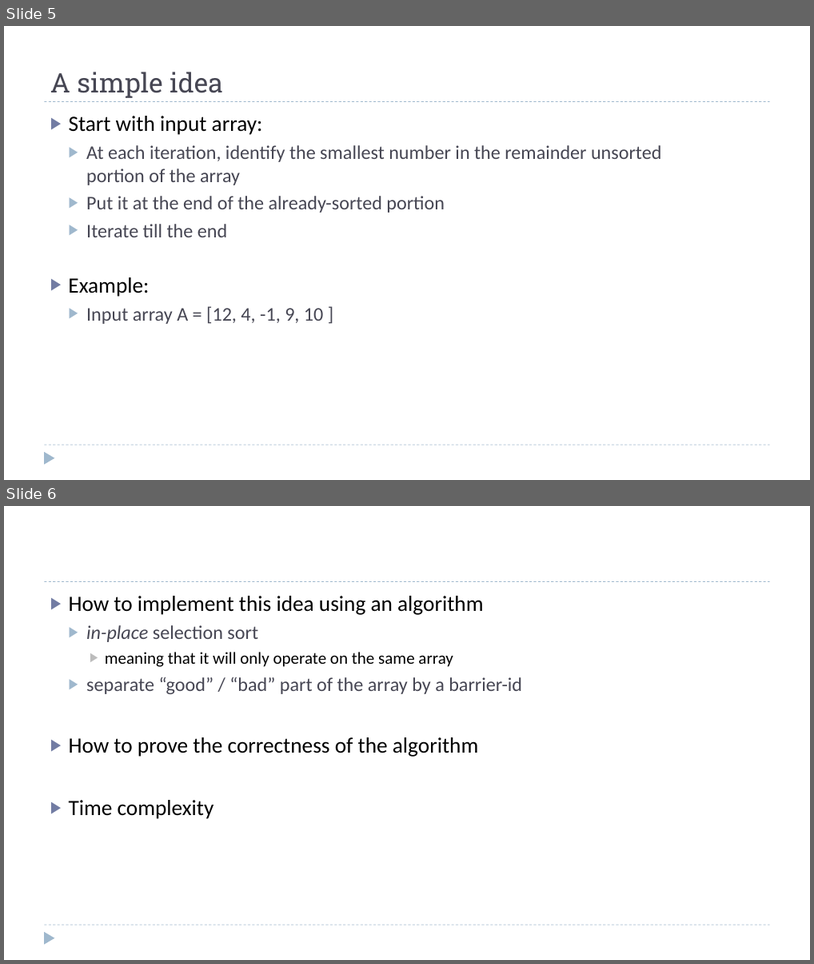
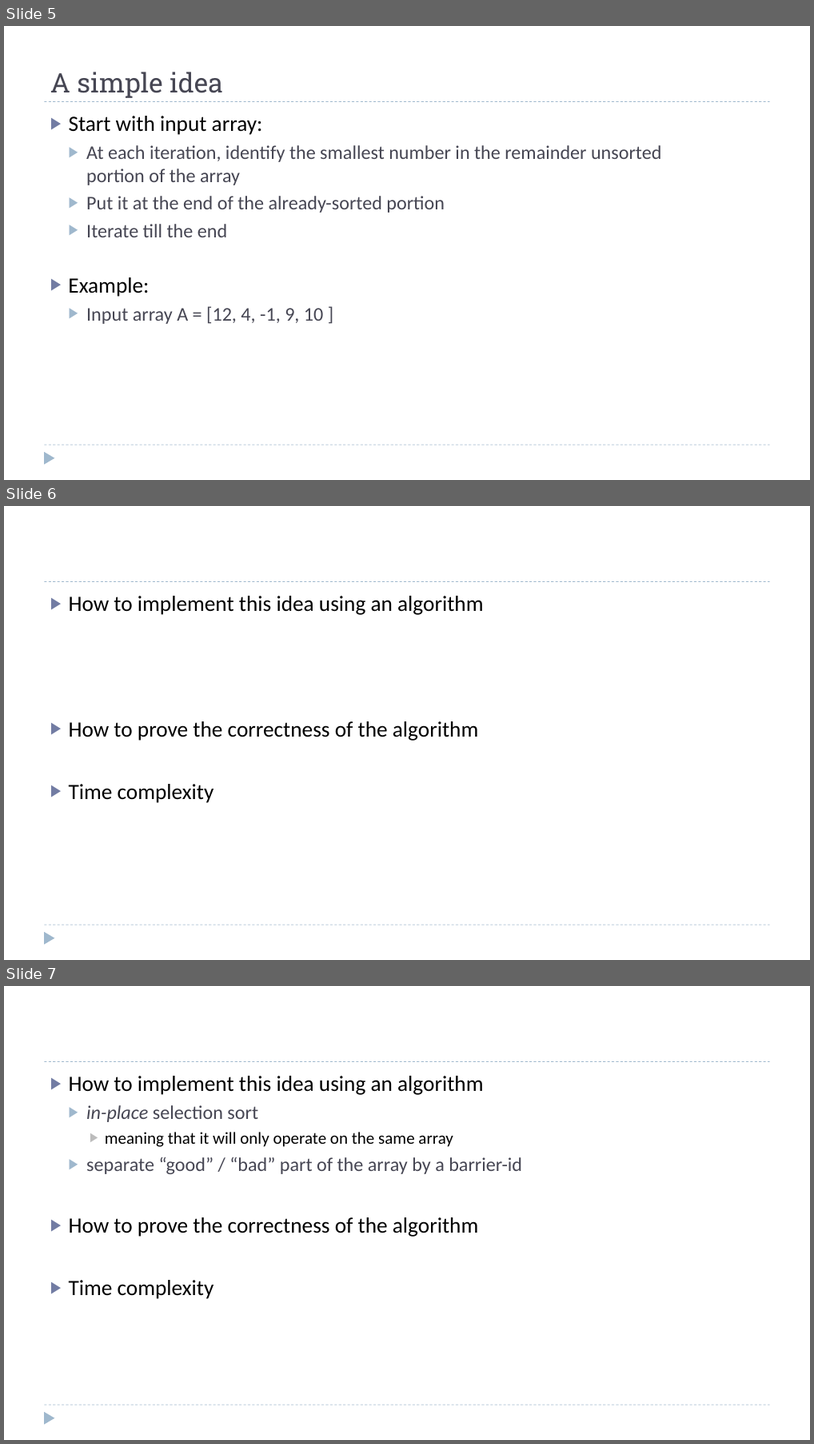
Before and after one commit to dsc-courses/dsc40b-2025-wi, a slide deck: materials/lectures/06-sorting/slides.pptx. Shown one above the other, each under a label of ours: slides 5 and 6 before the commit, slides 5, 6 and 7 after it. The pictures are 814x964 and 814x1444 pixels, drawn with LibreOffice and Linux fonts; fonts in the diff are those of the drawing. Boxes give left, top, right and bottom in pixels: in the first picture for what was removed or moved away, otherwise in the second. Text is boxed around its words. In the diff, an @@ line names an element or a change of style, - is before the commit and + after.

```diff
--- a/materials/lectures/06-sorting/slides.pptx
+++ b/materials/lectures/06-sorting/slides.pptx
@@ slide 6 added at <box>4,506,810,960</box>, background #FFFFFF; not listed: 3 template elements that a slide beside it also shows @@
@@ text added at <box>69,596,483,803</box>, 26 pt, text #000000 @@
+▶ How to implement this idea using an algorithm
+▶ How to prove the correctness of the algorithm
+▶ Time complexity
@@ what was slide 6 is now slide 7 @@
```
Also in this commit, not shown: 2 slides changed, 22 other slides added, 22 other files.
